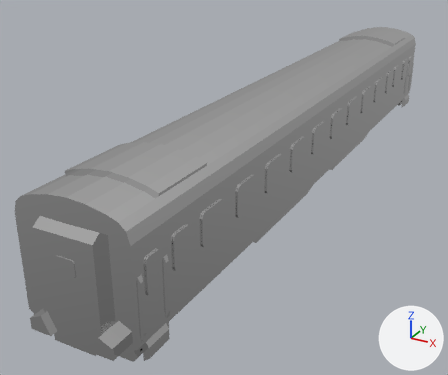
One commit to the FBX model Assets/Content/Models/passenger_car.fbx: the scene before it, then after it.
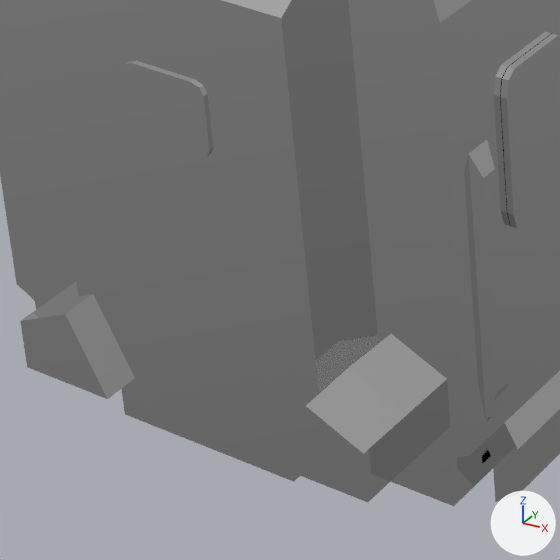
Each version appears first whole from a 50 mm camera at (8.5, -20.9, 9.9) aimed at (-1.9, -2.0, 0.4), and next in a close-up on the part from 6% to 36% of the width and 64% to 100% of the height. Every picture has the same lights, and +X, +Y and +Z are marked at lower right.

The first close-up shows 'base', 'window.002', 'window.015'.
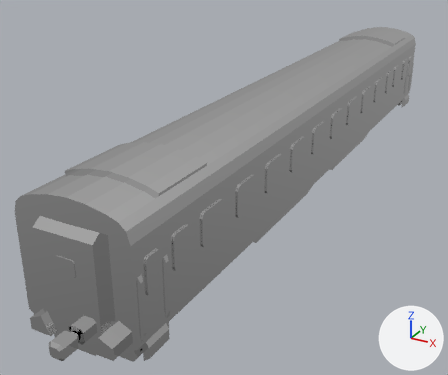
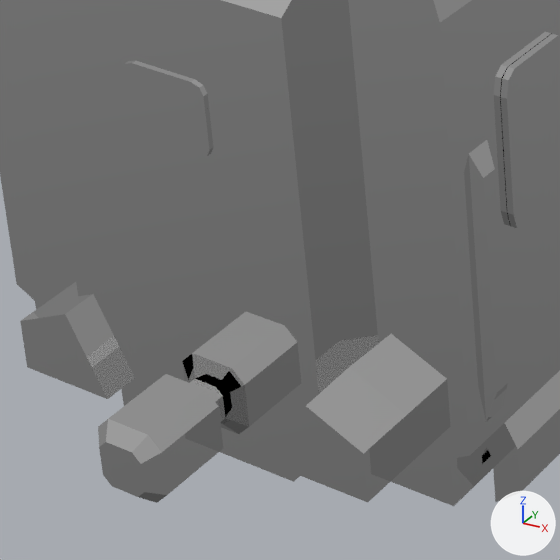
Boxes [x1, y1, x2, y2] around the edits, measured in the close-ups (560 x 560 px):
'coupler.001', added: after [98, 374, 223, 503]

Diff of the bpy script that builds the scene:
```diff
--- a/Assets/Content/Models/passenger_car.fbx.py
+++ b/Assets/Content/Models/passenger_car.fbx.py
@@ me_cube_003 @@
+me_cube_003.from_pydata(...)  # 40 vertices, 33 faces; spans x -0.22..0.22, y -0.3..0.541, z -0.22..0.22
+me_cube_003.materials.append(mat_imphenziapixpal)  # its picture is missing
@@ ob_coupler_001 @@
+ob_coupler_001 = bpy.data.objects.new('coupler.001', me_cube_003)
+ob_coupler_001.location = (0.0, -12.8, 1.099)
```
